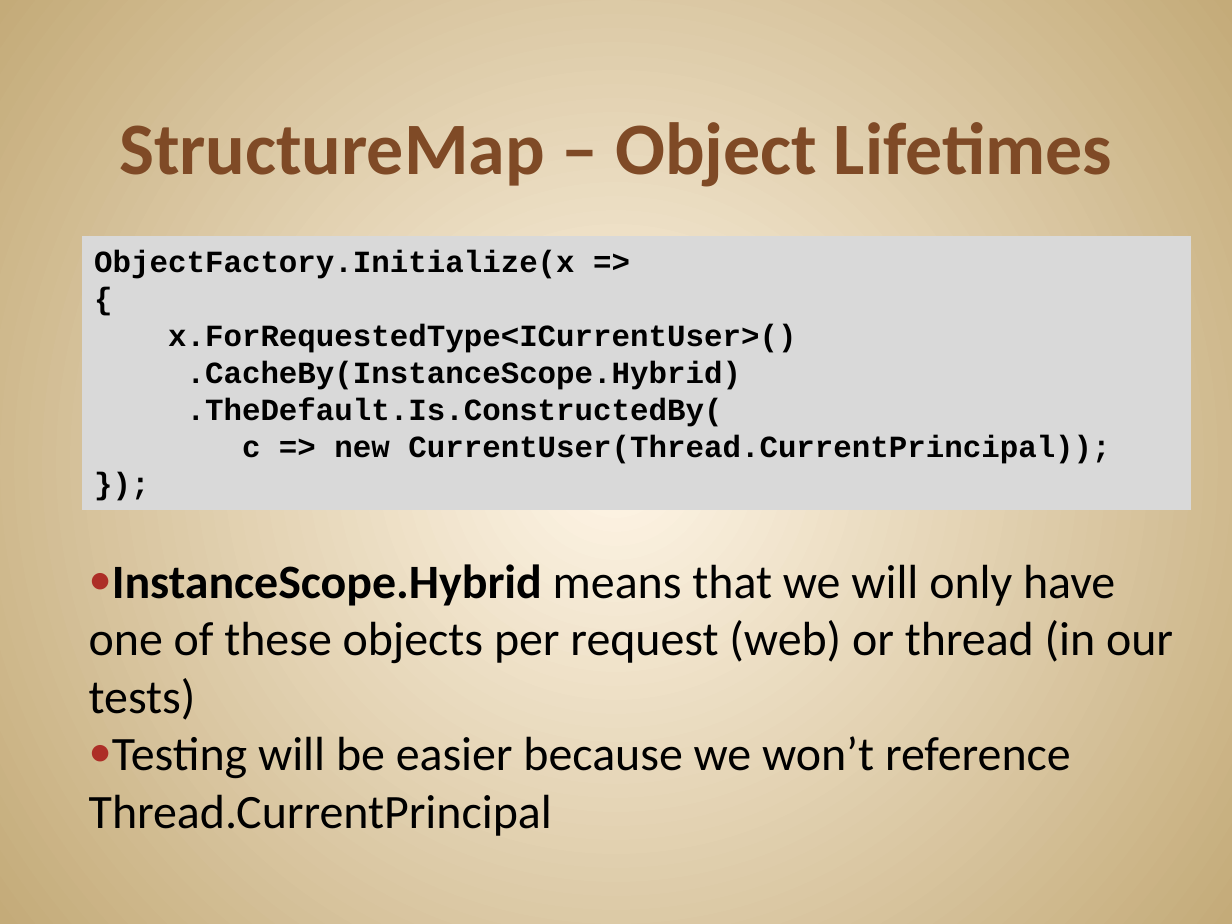
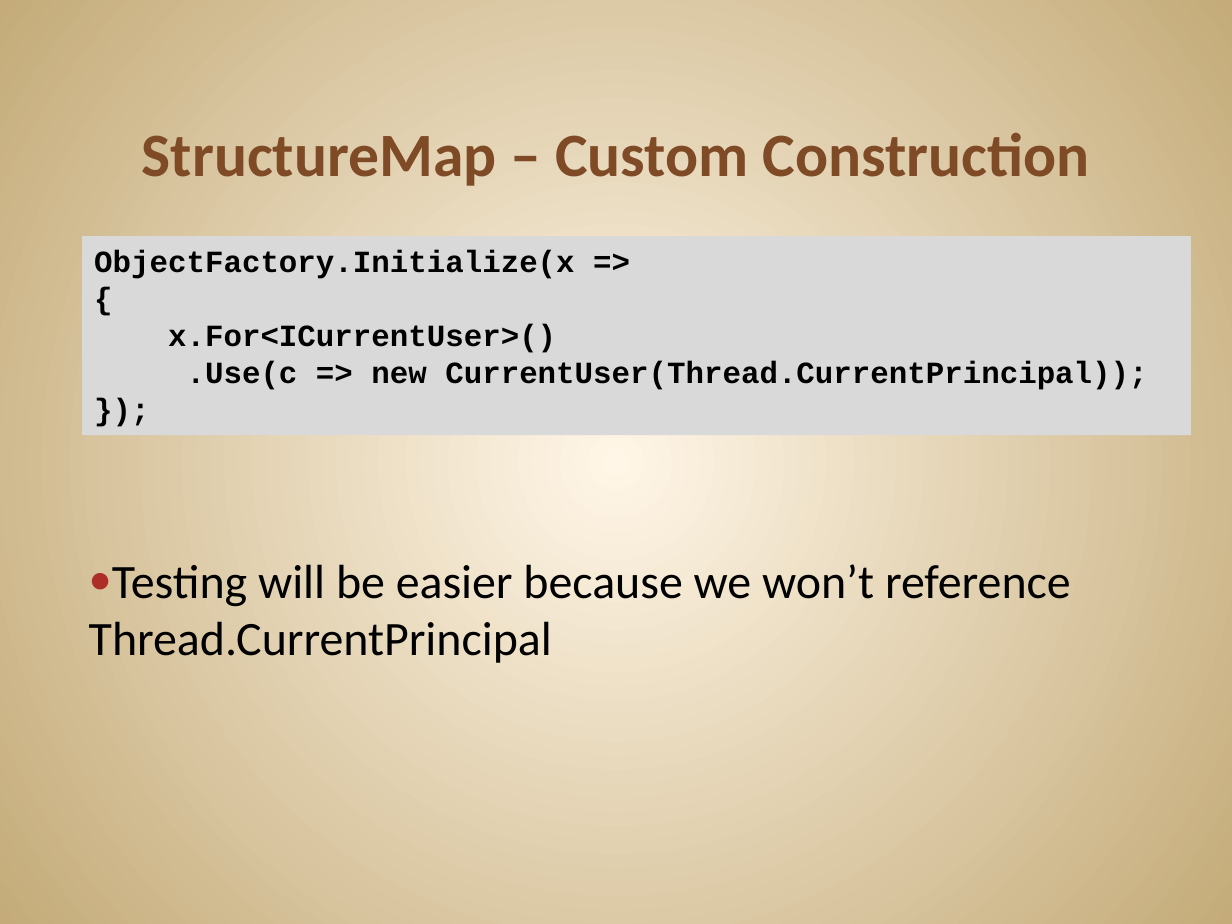
Before and after one commit to JonKruger/solid-principles, a slide deck: slide 72 of SOLID Software Design Principles - without small methods.pptx. Drawn at 1232x924 pixels with LibreOffice and Linux fonts; fonts in the diff are those of the drawing. Boxes give left, top, right and bottom in pixels: in the first picture for what was removed or moved away, otherwise in the second. Text is boxed around its words. In the diff, an @@ line names an element or a change of style, - is before the commit and + after.

Commit message:
changes for new SM

```diff
--- a/SOLID Software Design Principles - without small methods.pptx
+++ b/SOLID Software Design Principles - without small methods.pptx
@@ title at [142, 133, 1089, 186]: text changed; size 43.2 to 36 pt @@
-StructureMap – Object Lifetimes
+StructureMap – Custom Construction
@@ rectangle "ObjectFactory.Initialize(x =>": place and size @@
-rectangle "ObjectFactory.Initialize(x =>" at [83, 237, 1191, 510]
+rectangle "ObjectFactory.Initialize(x =>" at [83, 237, 1191, 436]
@@ text in rectangle at [168, 324, 1147, 390]: text changed @@
-x.ForRequestedType<ICurrentUser>()
-.CacheBy(InstanceScope.Hybrid)
-.TheDefault.Is.ConstructedBy(
-c => new CurrentUser(Thread.CurrentPrincipal));
+x.For<ICurrentUser>()
+.Use(c => new CurrentUser(Thread.CurrentPrincipal));
@@ text at [89, 557, 1173, 720]: paragraph removed @@
-● InstanceScope.Hybrid means that we will only have one of these objects per request (web) or thread (in our tests)
```
Also in this commit, not shown: 4 other slides changed.
